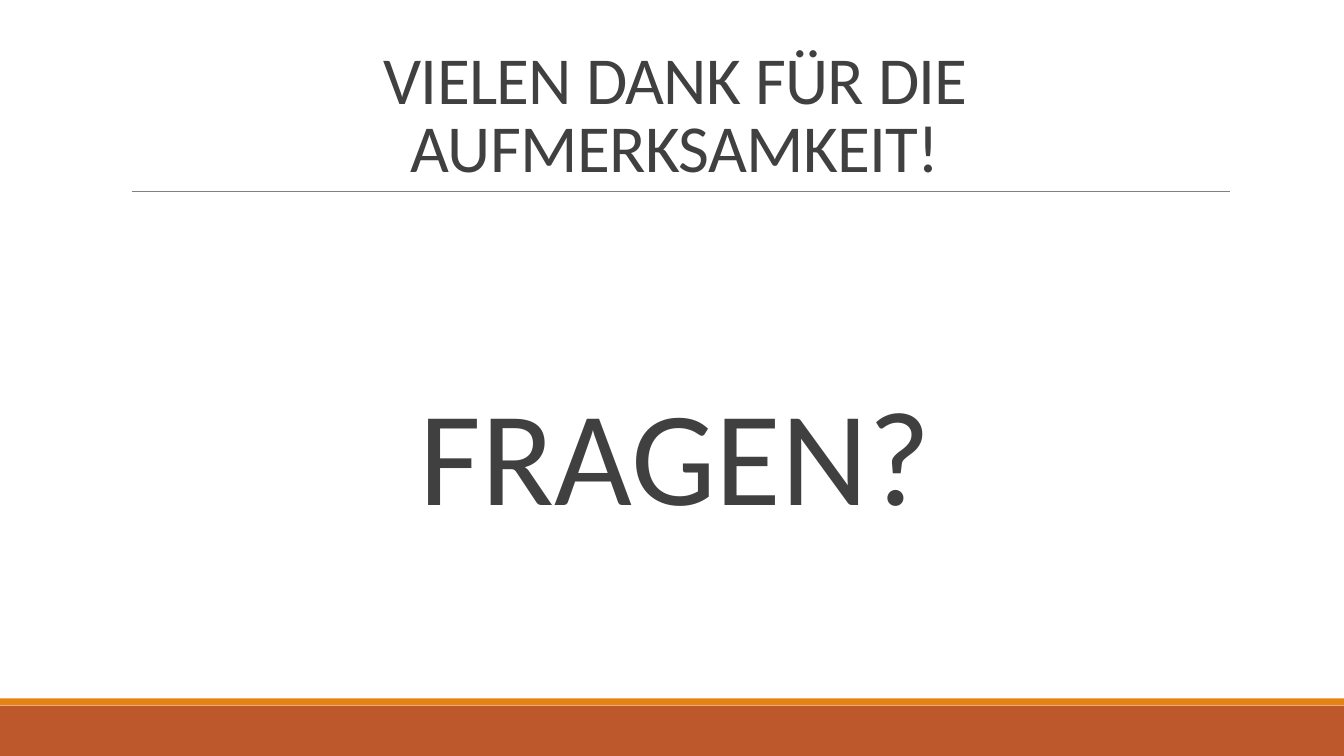
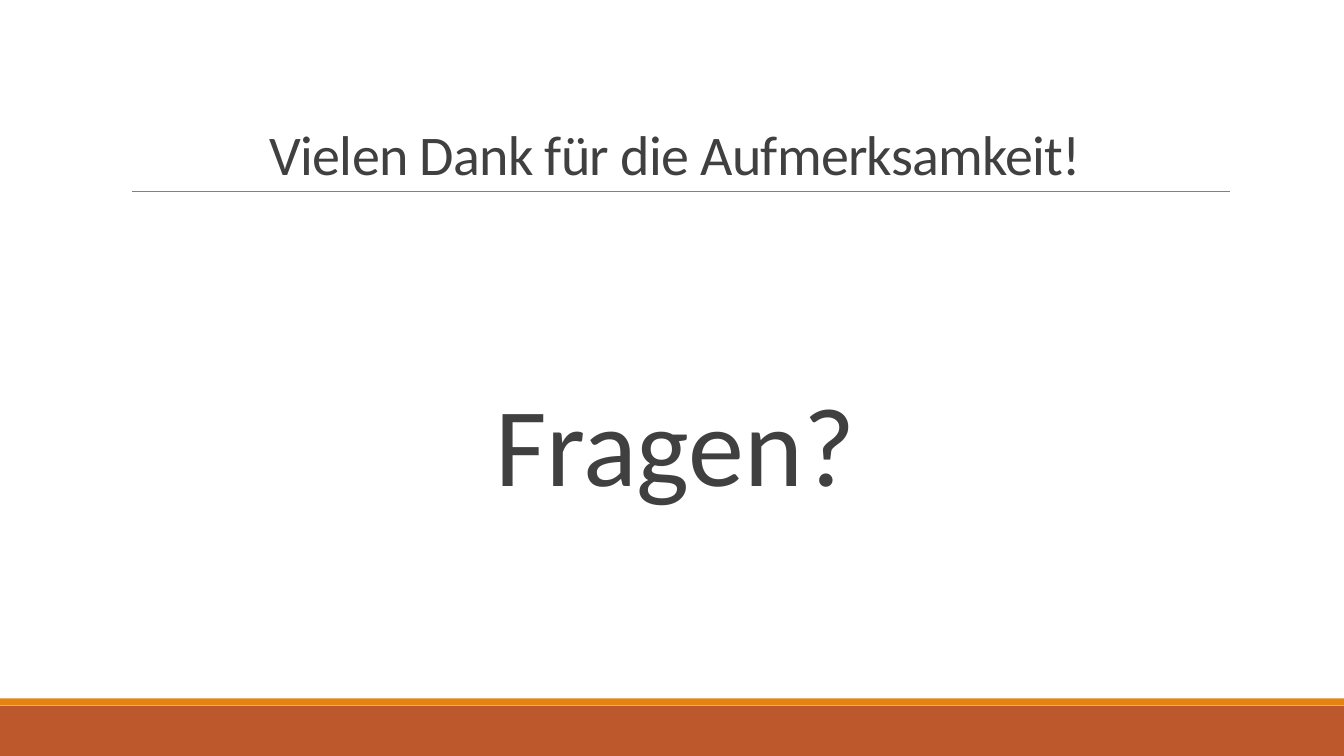
Before and after one commit to 43ndr1k/Digital-Text-Forensics, a slide deck: slide 14 of Zwischenpräsentation/Project Search Engine - Digital Text Forensix.pptx. Drawn at 1344x756 pixels with LibreOffice and Linux fonts; fonts in the diff are those of the drawing. Boxes give left, top, right and bottom in pixels: in the first picture for what was removed or moved away, otherwise in the second. Text is boxed around its words. In the diff, an @@ line names an element or a change of style, - is before the commit and + after.

```diff
--- a/Zwischenpräsentation/Project Search Engine - Digital Text Forensix.pptx
+++ b/Zwischenpräsentation/Project Search Engine - Digital Text Forensix.pptx
@@ title at [270,136,1080,176]: text changed; size 48 to 40 pt @@
-VIELEN DANK FÜR DIE AUFMERKSAMKEIT!
+Vielen Dank für die Aufmerksamkeit!
@@ text at [495,409,855,506]: text changed; size 96 to 80 pt @@
-FRAGEN?
+Fragen?
```
Also in this commit, not shown: 1 other slide changed.
